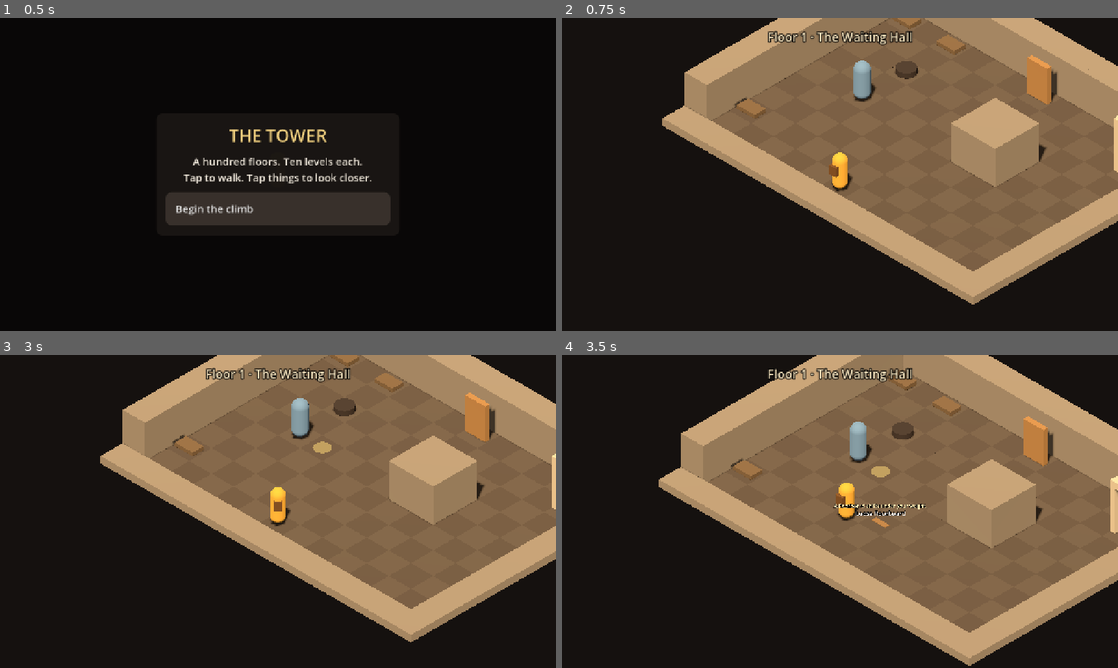
Above: before the commit, frames 1-4 (two rows, left to right).
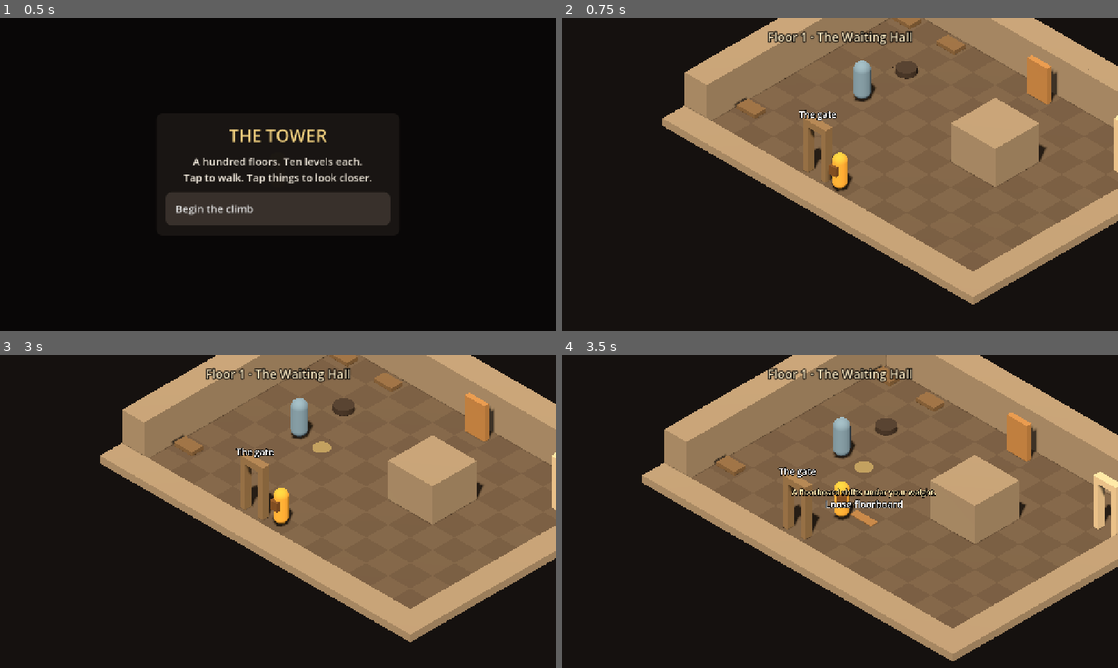
Above: after the commit, the same moments.

Repository: vel71184/the-tower
Game: Godot game, scene res://scenes/main.tscn
The game is run twice, just before and just after one commit, with the same random seed, the same clock (stepped at 60 frames per second) and the same inputs.
Inputs (mouse positions are in pixels of both pictures, inside the frame that each line leads up to):
- Up to frame 1 (0.5 s): no input
- Up to frame 2 (0.75 s): click "Begin the climb" at 0.5 s
- Up to frame 3 (3 s): tap Enter at 1.25, 2.75 s; move the mouse to (400, 495) at 1.27 s; click (400, 495) at 1.42 s; tap Space at 2 s; drag from (166, 527) to (250, 574) at 2.02 s; move the mouse to (333, 442) at 2.77 s; click (333, 442) at 2.92 s
- Up to frame 4 (3.5 s): no input

Frame 1 is identical in both runs. In frame 2, 0.4% of the frame differs, in the area x 42-50%, y 29-53%; in frame 3, 1.4%; in frame 4, 17%, in the area x 14-100%, y 0-100%.

Commit message:
Waiting Hall becomes Floor 1 Level 9; automatic saving and resume
- Floor 1 is the tower's exterior: the Waiting Hall is now level 9, the room just
  inside the gate, with the gate you came through shut behind you. Level 10 is
  the Gatekeeper. New climbs start at the first built level.
- Autosave when a level starts, after each conversation, and when the app is
  closed, backgrounded or loses focus. Continue resumes at the saved cell, with
  found hidden things still revealed.
- Tests for the new level number and for save-and-resume mid-level.

Co-Authored-By: Claude Opus 5.5 <noreply@anthropic.com>
Claude-Session: https://claude.ai/code/session_018eCtRiykKVLLKD4TJKqToP

Diff:
--- a/content/floors/floor_01/level_01.json
+++ b/content/floors/floor_01/level_09.json
@@ -1,9 +1,9 @@
 {
-  "id": "f01_l01",
+  "id": "f01_l09",
   "floor": 1,
-  "level": 1,
+  "level": 9,
   "title": "Floor 1 · The Waiting Hall",
-  "draft_note": "Prototype content. Floor 1's boss (Marta, the Gatekeeper) is a draft for testing the investigation loop; the design doc still lists the real floor 1 boss as open.",
+  "draft_note": "Prototype content. Floor 1 is the tower's exterior and the way in: levels 1-8 outside (not built yet), level 9 is this hall just inside the gate, level 10 is Marta, the Gatekeeper, at the stair. Marta is a draft boss for testing the investigation loop.",
   "palette": {
     "floor_a": "#5b5148",
     "floor_b": "#544a42",
@@ -19,10 +19,27 @@
     "#............#",
     "#.....h......#",
     "#B...........#",
-    "#.....S......#",
+    "#....GS......#",
     "##############"
   ],
   "objects": [
+    {
+      "char": "G",
+      "id": "entry_gate",
+      "name": "The gate",
+      "kind": "examine",
+      "shape": "arch",
+      "color": "#7d6a52",
+      "lines": [
+        "The gate you came in through. It swung shut behind you on its own.",
+        "There's no handle on this side."
+      ],
+      "effects": {
+        "learn": [
+          "no_way_back"
+        ]
+      }
+    },
     {
       "char": "N",
       "id": "notice_board",
@@ -237,7 +254,7 @@
     {
       "char": "E",
       "id": "passage",
-      "name": "Passage to the Gate Court",
+      "name": "Passage to the stair",
       "kind": "exit",
       "shape": "arch",
       "color": "#c2b49c",
@@ -245,7 +262,7 @@
         "start": "ask",
         "nodes": {
           "ask": {
-            "text": "The passage leads deeper into the gatehouse, toward the stair. Go on?",
+            "text": "The passage leads to the stair, where the Gatekeeper keeps watch. Go on?",
             "choices": [
               {
                 "text": "Go on.",
--- a/scripts/autoload/baseline.gd
+++ b/scripts/autoload/baseline.gd
@@ -30,6 +30,9 @@
 var history: Array = []
 var floor_num := 1
 var level_num := 1
+## Where to pick up inside a level after the app was closed mid-level:
+## {"floor": int, "level": int, "cell": [x, y]}. Empty between levels.
+var resume: Dictionary = {}
 
 
 func _ready() -> void:
@@ -45,6 +48,7 @@
 	history.clear()
 	floor_num = 1
 	level_num = 1
+	resume = {}
 	changed.emit()
 
 
@@ -179,6 +183,7 @@
 		"flags": flags.duplicate(),
 		"knowledge": knowledge.duplicate(true),
 		"history": history.duplicate(true),
+		"resume": resume.duplicate(true),
 	}
 
 
@@ -193,6 +198,7 @@
 	history = (d.get("history", []) as Array).duplicate(true)
 	floor_num = int(d.get("floor", 1))
 	level_num = int(d.get("level", 1))
+	resume = (d.get("resume", {}) as Dictionary).duplicate(true)
 	changed.emit()
 
 
--- a/scripts/game/main.gd
+++ b/scripts/game/main.gd
@@ -8,8 +8,10 @@
 const Interactable := preload("res://scripts/game/interactable.gd")
 
 ## "floor-level" -> content file. Levels not listed here aren't built yet.
+## Floor 1 is the tower's exterior and the way in: levels 1-8 are outside (not built yet),
+## level 9 is the Waiting Hall just inside the gate, and level 10 is the Gatekeeper.
 const LEVELS := {
-	"1-1": "res://content/floors/floor_01/level_01.json",
+	"1-9": "res://content/floors/floor_01/level_09.json",
 }
 
 const NEAR_LABEL_RANGE := 2.5
@@ -60,16 +62,47 @@
 	var body := "A hundred floors. Ten levels each.\nTap to walk. Tap things to look closer."
 	if Baseline.has_save():
 		_card("THE TOWER", body, ["Continue the climb", "Start a new climb"], func(i: int) -> void:
-			if i == 0:
-				Baseline.load_save()
+			if i == 0 and Baseline.load_save():
+				resume_climb()
 			else:
-				Baseline.reset()
-				Baseline.delete_save()
-			start_level(Baseline.floor_num, Baseline.level_num))
+				new_climb())
 	else:
 		_card("THE TOWER", body, ["Begin the climb"], func(_i: int) -> void:
-			Baseline.reset()
-			start_level(1, 1))
+			new_climb())
+
+
+## Starts over from the first level that exists so far.
+func new_climb() -> void:
+	Baseline.reset()
+	Baseline.delete_save()
+	var first := first_built_level()
+	start_level(first.x, first.y)
+
+
+## Picks up a loaded save: inside a level where the climber stopped, or at the next level.
+func resume_climb() -> bool:
+	var spot: Dictionary = Baseline.resume.duplicate()
+	if not start_level(Baseline.floor_num, Baseline.level_num):
+		return false
+	if int(spot.get("floor", 0)) == Baseline.floor_num and int(spot.get("level", 0)) == Baseline.level_num:
+		var c: Array = spot.get("cell", [])
+		if c.size() == 2:
+			var cell := Vector2i(int(c[0]), int(c[1]))
+			if level.is_walkable(cell):
+				climber.place(cell)
+				cam.snap()
+				_on_entered_cell(cell)
+	return true
+
+
+func first_built_level() -> Vector2i:
+	var best := Vector2i(999, 999)
+	for key in LEVELS:
+		var parts := String(key).split("-")
+		var at := Vector2i(int(parts[0]), int(parts[1]))
+		if at.x < best.x or (at.x == best.x and at.y < best.y):
+			best = at
+	return best
 
 
 func start_level(floor_n: int, level_n: int) -> bool:
@@ -80,9 +113,7 @@
 		_card("Floor %d · Level %d" % [floor_n, level_n],
 			"This part of the tower isn't built yet.\nYour climb so far is saved.",
 			["Start a new climb"], func(_i: int) -> void:
-				Baseline.reset()
-				Baseline.delete_save()
-				start_level(1, 1))
+				new_climb())
 		return false
 
 	var data: Variant = JSON.parse_string(FileAccess.get_file_as_string(LEVELS[key]))
@@ -102,9 +133,16 @@
 	_pending = null
 	_talk_obj = null
 	_ended = false
+	Baseline.floor_num = floor_n
+	Baseline.level_num = level_n
+	# Hidden things the climber already found stay found.
+	for obj in level.objects:
+		if obj.kind == "hidden" and Baseline.has_flag("noticed:" + obj.id):
+			obj.reveal()
 	Baseline.record("entered", String(data.get("id", key)))
 	ui.toast(String(data.get("title", key)), 3.0)
 	_on_entered_cell(climber.cell)
+	autosave()
 	return true
 
 
@@ -116,6 +154,7 @@
 	_apply_end_rules()
 	Baseline.record("completed", String(level.data.get("id", "")))
 	Baseline.advance_level()
+	Baseline.resume = {}
 	Baseline.save()
 	var title := "Level %d complete" % int(level.data.get("level", 0))
 	_card(title, "Your climb is saved.", ["Climb on"], func(_i: int) -> void:
@@ -146,6 +185,24 @@
 		if obj.kind != "exit" and Baseline.has_flag("examined:" + obj.id):
 			seen[obj.id] = true
 	return seen.size()
+
+
+## Saves mid-level, so closing the app never loses progress. Runs when the app is closed or
+## sent to the background, when a level starts, and after every conversation.
+func autosave() -> void:
+	if level == null or _ended:
+		return
+	var at := climber.cell
+	Baseline.resume = {"floor": Baseline.floor_num, "level": Baseline.level_num, "cell": [at.x, at.y]}
+	Baseline.save()
+
+
+func _notification(what: int) -> void:
+	if what == NOTIFICATION_APPLICATION_PAUSED \
+			or what == NOTIFICATION_APPLICATION_FOCUS_OUT \
+			or what == NOTIFICATION_WM_CLOSE_REQUEST \
+			or what == NOTIFICATION_WM_GO_BACK_REQUEST:
+		autosave()
 
 
 # --- Input ----------------------------------------------------------------------------------
@@ -354,6 +411,7 @@
 	_talk_nodes = {}
 	_talk_choices = []
 	ui.hide_page()
+	autosave()
 
 
 # --- Helpers --------------------------------------------------------------------------------
--- a/tests/test_runner.gd
+++ b/tests/test_runner.gd
@@ -48,19 +48,20 @@
 
 
 func _test_level_one() -> void:
-	print("Floor 1, Level 1")
+	print("Floor 1, Level 9 (the Waiting Hall)")
 	Baseline.reset()
 	var main = load("res://scenes/main.tscn").instantiate()
 	add_child(main)
 	await get_tree().process_frame
-	check(main.start_level(1, 1), "level 1-1 loads")
+	check(main.first_built_level() == Vector2i(1, 9), "the first built level is 1-9")
+	check(main.start_level(1, 9), "level 1-9 loads")
 	var level = main.level
 	check(level.width == 14 and level.height == 11, "map size is 14x11")
 	check(level.is_walkable(level.spawn_cell), "spawn is walkable")
 	for obj in level.objects:
 		check(not level.path_to_object(level.spawn_cell, obj).is_empty(), "%s is reachable" % obj.id)
-	check(not main.start_level(1, 2), "unbuilt level 1-2 reports not built")
-	main.start_level(1, 1)
+	check(not main.start_level(1, 10), "unbuilt level 1-10 reports not built")
+	main.start_level(1, 9)
 	level = main.level
 
 	var board = main.find_object("loose_board")
@@ -100,18 +101,40 @@
 
 	main.interact(main.find_object("passage"))
 	check(main.choose_text("Go on"), "the exit offers to go on")
-	check(Baseline.level_num == 2, "finishing the level advances to level 2")
+	check(Baseline.level_num == 10, "finishing the level advances to level 10")
+	check(Baseline.resume.is_empty(), "finishing the level clears the mid-level resume point")
 	check(Baseline.has_save(), "finishing the level saves")
 	check(is_equal_approx(Baseline.value("speed_patience"), 1.0), "a careful look around leans toward patience")
 
-	print("Floor 1, Level 1: walking past Tobin")
+	print("Floor 1, Level 9: walking past Tobin")
 	Baseline.reset()
-	main.start_level(1, 1)
+	main.start_level(1, 9)
 	main._on_entered_cell(main.find_object("tobin").cell + Vector2i(0, 1))
 	main.interact(main.find_object("passage"))
 	main.choose_text("Go on")
 	check(is_equal_approx(Baseline.value("others_self"), 2.0), "ignoring a call for help leans toward self")
 	check(is_equal_approx(Baseline.value("speed_patience"), -1.0), "rushing through leans toward speed")
 
+	print("Autosave and resume")
+	main.new_climb()
+	check(Baseline.floor_num == 1 and Baseline.level_num == 9, "a new climb starts at the first built level")
+	var hidden = main.find_object("loose_board")
+	main._on_entered_cell(hidden.cell)
+	main.climber.place(Vector2i(4, 7))
+	main.interact(main.find_object("tobin"))
+	main.choose_text("Who says")
+	main.choose(0)
+	main.choose_text("That's all")
+	check(not main.is_talking(), "conversation closed")
+	main.autosave()
+	var saved_others := Baseline.value("others_self")
+	Baseline.reset()
+	check(Baseline.load_save(), "the mid-level save loads")
+	check(main.resume_climb(), "resuming reopens the level")
+	check(main.climber.cell == Vector2i(4, 7), "the climber is back where they stopped")
+	check(main.find_object("loose_board").revealed, "found hidden things stay found")
+	check(Baseline.knows("marta_name") and Baseline.has_flag("talked_tobin"), "what the climber learned is kept")
+	check(is_equal_approx(Baseline.value("others_self"), saved_others), "the baseline is kept")
+
 	main.queue_free()
 	await get_tree().process_frame
Not shown, changed: docs/DECISIONS.md
